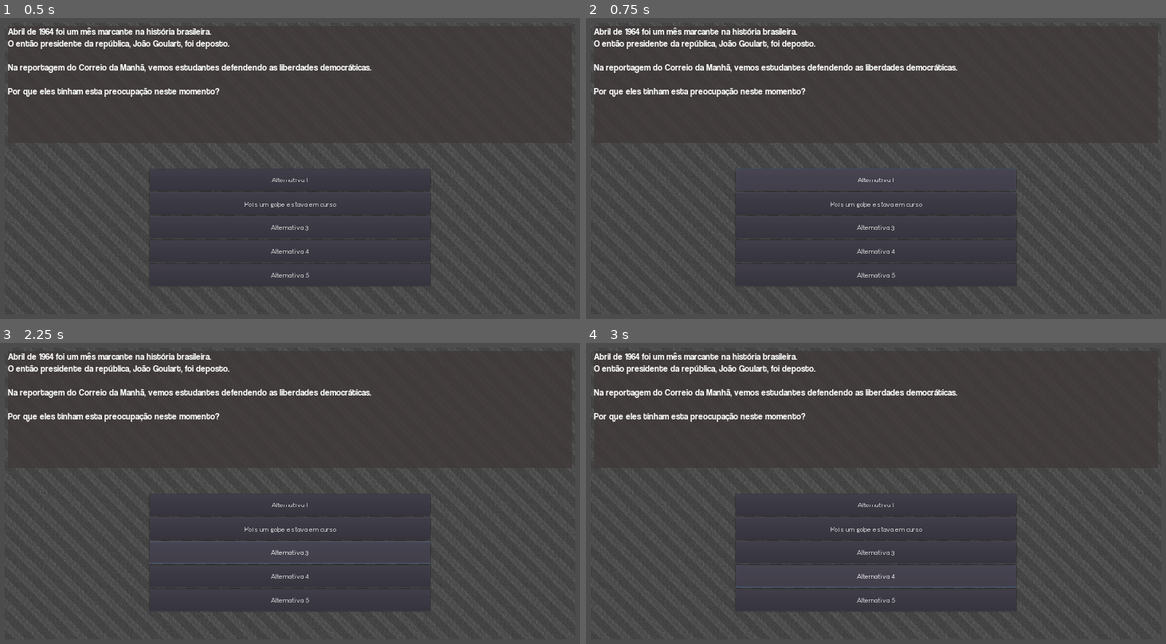
Above: before the commit, frames 1-4 (two rows, left to right).
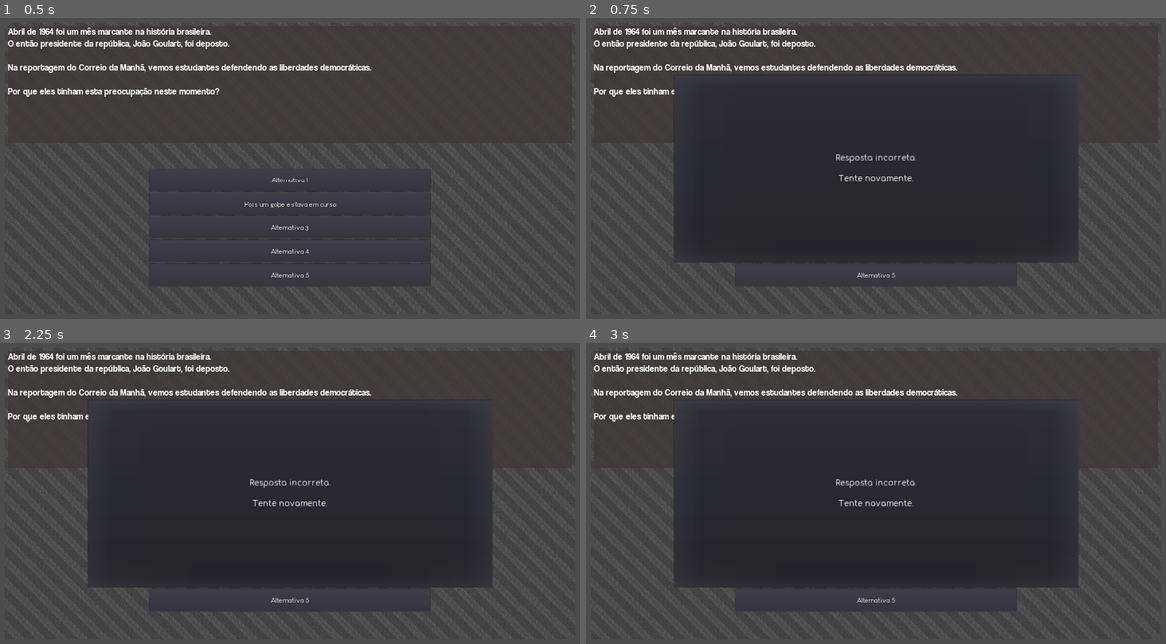
Above: after the commit, the same moments.

Repository: RRSantos/godot-studies
Game: Godot game, scene res://scenes/quiz/Quiz.tscn
Two runs of this game, one before a commit and one after it. Both use one fixed random seed, a clock stepped at 60 frames per second and the inputs below. This scene is started directly instead of the project's main scene.
Inputs:
- Up to frame 1 (0.5 s): no input
- Up to frame 2 (0.75 s): click "Alternativa 1" at 0.5 s
- Up to frame 3 (2.25 s): click "Pois um golpe estava em curso" at 1.25 s; click "Alternativa 3" at 2 s
- Up to frame 4 (3 s): click "Alternativa 4" at 2.75 s

Frame 1 is identical in both runs. In frame 2, 20% of the frame differs, in the area x 15-85%, y 18-82%; in frame 3, 19%; in frame 4, 19%.

Commit message:
Ajustes no Quiz, para informar erros ou acertos

Diff:
--- /dev/null
+++ b/mupe-game-ditadura/components/gerenciador_cenas/GerenciadorCenas.gd
@@ -0,0 +1,41 @@
+extends CanvasLayer
+
+onready var animacao = $Controle/Animacao
+onready var container_cena = $ContainerCena
+onready var resolvedor_cena:ResolvedorCena = ResolvedorCena.new()
+
+
+var cena_atual
+var caminho_proxima_cena:String = ""
+
+func registrar_cena_atual(cena:Node) -> void:
+	if not cena_atual:
+		cena_atual = cena
+		_configurar_sinal_proxima_cena(cena)
+
+func _configurar_sinal_proxima_cena(cena:Node) -> void:
+	cena.connect("proxima_cena", self, "_manipular_troca_cena", [cena.name])
+
+
+func _manipular_troca_cena(nome_cena_atual:String):
+	print("nome_cena_atual: ", nome_cena_atual)
+	var caminho_cena = resolvedor_cena.obter_caminho_proxima_cena(nome_cena_atual)
+	print("caminho_cena: ", caminho_cena)
+	_preparar_mudanca_cena(caminho_cena)
+
+func _preparar_mudanca_cena(caminho_cena:String) -> void:
+	caminho_proxima_cena = caminho_cena
+	animacao.play("transicao_cena")
+
+func _mudar_cena() -> void:
+	var cena = load(caminho_proxima_cena)
+	if cena:
+		if cena_atual:
+			cena_atual.queue_free()
+
+		var instancia_cena = cena.instance()
+
+		_configurar_sinal_proxima_cena(instancia_cena)
+
+		container_cena.add_child(instancia_cena)
+		cena_atual = instancia_cena
--- /dev/null
+++ b/mupe-game-ditadura/components/gerenciador_cenas/GerenciadorCenas.tscn
@@ -0,0 +1,59 @@
+[gd_scene load_steps=3 format=2]
+
+[ext_resource path="res://GerenciadorCenas.gd" type="Script" id=1]
+
+[sub_resource type="Animation" id=1]
+resource_name = "transicao_cena"
+length = 1.5
+tracks/0/type = "value"
+tracks/0/path = NodePath("ColorRect:modulate")
+tracks/0/interp = 1
+tracks/0/loop_wrap = true
+tracks/0/imported = false
+tracks/0/enabled = true
+tracks/0/keys = {
+"times": PoolRealArray( 0, 0.75, 1.5 ),
+"transitions": PoolRealArray( 1, 1, 1 ),
+"update": 0,
+"values": [ Color( 1, 1, 1, 0 ), Color( 0, 0, 0, 1 ), Color( 1, 1, 1, 0 ) ]
+}
+tracks/1/type = "method"
+tracks/1/path = NodePath("..")
+tracks/1/interp = 1
+tracks/1/loop_wrap = true
+tracks/1/imported = false
+tracks/1/enabled = true
+tracks/1/keys = {
+"times": PoolRealArray( 0.7 ),
+"transitions": PoolRealArray( 1 ),
+"values": [ {
+"args": [  ],
+"method": "_mudar_cena"
+} ]
+}
+
+[node name="GerenciadorCenas" type="CanvasLayer"]
+script = ExtResource( 1 )
+
+[node name="ContainerCena" type="Node2D" parent="."]
+
+[node name="Controle" type="Control" parent="."]
+anchor_right = 1.0
+anchor_bottom = 1.0
+mouse_filter = 2
+__meta__ = {
+"_edit_use_anchors_": false
+}
+
+[node name="ColorRect" type="ColorRect" parent="Controle"]
+modulate = Color( 1, 1, 1, 0 )
+anchor_right = 1.0
+anchor_bottom = 1.0
+mouse_filter = 2
+color = Color( 0, 0, 0, 1 )
+__meta__ = {
+"_edit_use_anchors_": false
+}
+
+[node name="Animacao" type="AnimationPlayer" parent="Controle"]
+anims/transicao_cena = SubResource( 1 )
--- /dev/null
+++ b/mupe-game-ditadura/components/gerenciador_cenas/ResolvedorCena.gd
@@ -0,0 +1,14 @@
+extends Node
+
+class_name ResolvedorCena
+
+func obter_caminho_proxima_cena(nome_cena_atual:String) -> String:
+	var caminho_cena = ""
+	if nome_cena_atual == "MenunPrincipal":
+		caminho_cena = "res://scenes/Introducao.tscn"
+	elif nome_cena_atual == "Introducao":
+		caminho_cena = "res://scenes/SaoPaulo.tscn"
+	elif nome_cena_atual == "SaoPaulo":
+		caminho_cena = "res://cenas/CenaPrincipal.tscn"
+
+	return caminho_cena
--- a/mupe-game-ditadura/components/quiz/Quiz.gd
+++ b/mupe-game-ditadura/components/quiz/Quiz.gd
@@ -4,14 +4,17 @@
 signal acertou
 signal errou
 
-export(String, FILE, "*.json") var arquivo_perguntas_json = "res://assets/json/quiz.json"
+export(String, FILE, "*.json") var arquivo_perguntas_json = ""
 
 onready var label_pergunta:Label = $Fundo/MarginContainer/ContainerPergunta/Pergunta
 onready var botao_alternativa1:Button = $Fundo/MarginContainer/ContainerPergunta/LayoutAlternativas/ContainerAlternativas/Alternativa1
-onready var botao_alternativa2 = $Fundo/MarginContainer/ContainerPergunta/LayoutAlternativas/ContainerAlternativas/Alternativa2
-onready var botao_alternativa3 = $Fundo/MarginContainer/ContainerPergunta/LayoutAlternativas/ContainerAlternativas/Alternativa3
-onready var botao_alternativa4 = $Fundo/MarginContainer/ContainerPergunta/LayoutAlternativas/ContainerAlternativas/Alternativa4
-onready var botao_alternativa5 = $Fundo/MarginContainer/ContainerPergunta/LayoutAlternativas/ContainerAlternativas/Alternativa5
+onready var botao_alternativa2:Button = $Fundo/MarginContainer/ContainerPergunta/LayoutAlternativas/ContainerAlternativas/Alternativa2
+onready var botao_alternativa3:Button = $Fundo/MarginContainer/ContainerPergunta/LayoutAlternativas/ContainerAlternativas/Alternativa3
+onready var botao_alternativa4:Button = $Fundo/MarginContainer/ContainerPergunta/LayoutAlternativas/ContainerAlternativas/Alternativa4
+onready var botao_alternativa5:Button = $Fundo/MarginContainer/ContainerPergunta/LayoutAlternativas/ContainerAlternativas/Alternativa5
+onready var janela_mensagem:PopupDialog = $Fundo/Mensagem
+onready var texto_janela_mensagem:Label = $Fundo/Mensagem/Texto
+onready var timer_janela:Timer = $Fundo/Mensagem/Timer
 
 
 var _pergunta_atual:PerguntaQuiz = null
@@ -58,11 +61,24 @@
 	botao_alternativa4.disabled = not existem_mais_perguntas()
 	botao_alternativa5.disabled = not existem_mais_perguntas()
 
+func _mostar_mensagem_acerto():
+	texto_janela_mensagem.text = "Resposta correta!\n\nParabéns!"
+	janela_mensagem.show_modal()
+	timer_janela.start()
+
+func _mostar_mensagem_erro():
+	texto_janela_mensagem.text = "Resposta incorreta.\n\nTente novamente."
+	janela_mensagem.show_modal()
+	timer_janela.start()
+
 func _responder_pergunta(botao_pressionado:Button):
 	if botao_pressionado.text == _pergunta_atual.alternativa_correta:
 		emit_signal("acertou")
+		_mostar_mensagem_acerto()
 	else:
 		emit_signal("errou")
+		botao_pressionado.disabled = true
+		_mostar_mensagem_erro()
 
 func _ready() -> void:
 	botao_alternativa1.connect("pressed", self, "_responder_pergunta", [botao_alternativa1])
@@ -73,6 +89,15 @@
 	_carregar_perguntas()
 	exibir_proxima_pergunta()
 
+func _get_configuration_warning() -> String:
+	if arquivo_perguntas_json == "":
+		return "Necessário indicar o arquivo JSON na propriedade Arquivo Perguntas json"
+	else:
+		return ""
+
+func _on_Timer_timeout() -> void:
+	janela_mensagem.hide()
+
 func exibir_proxima_pergunta():
 	_hablitar_desabilitar_botoes()
 	if existem_mais_perguntas():
--- a/mupe-game-ditadura/components/quiz/Quiz.tscn
+++ b/mupe-game-ditadura/components/quiz/Quiz.tscn
@@ -1,9 +1,10 @@
-[gd_scene load_steps=6 format=2]
+[gd_scene load_steps=7 format=2]
 
 [ext_resource path="res://assets/images/tile1.jpg" type="Texture" id=1]
 [ext_resource path="res://themes/fonts/alternativa.tres" type="DynamicFont" id=2]
 [ext_resource path="res://themes/fonts/pergunta.tres" type="DynamicFont" id=3]
 [ext_resource path="res://components/quiz/Quiz.gd" type="Script" id=4]
+[ext_resource path="res://themes/fonts/confortaa_25.tres" type="DynamicFont" id=5]
 
 [sub_resource type="StyleBoxFlat" id=1]
 bg_color = Color( 0.25098, 0.223529, 0.223529, 0.788235 )
@@ -153,3 +154,28 @@
 size_flags_horizontal = 3
 size_flags_vertical = 3
 size_flags_stretch_ratio = 0.2
+
+[node name="Mensagem" type="PopupDialog" parent="Fundo"]
+anchor_left = 0.5
+anchor_top = 0.5
+anchor_right = 0.5
+anchor_bottom = 0.5
+margin_left = -611.5
+margin_top = -285.0
+margin_right = 611.5
+margin_bottom = 285.0
+popup_exclusive = true
+
+[node name="Timer" type="Timer" parent="Fundo/Mensagem"]
+wait_time = 4.0
+
+[node name="Texto" type="Label" parent="Fundo/Mensagem"]
+anchor_right = 1.0
+anchor_bottom = 1.0
+custom_fonts/font = ExtResource( 5 )
+text = "Parabéns!
+Resposta certa."
+align = 1
+valign = 1
+
+[connection signal="timeout" from="Fundo/Mensagem/Timer" to="." method="_on_Timer_timeout"]
--- a/mupe-game-ditadura/project.godot
+++ b/mupe-game-ditadura/project.godot
@@ -13,9 +13,15 @@
 "class": "PerguntaQuiz",
 "language": "GDScript",
 "path": "res://components/quiz/PerguntaQuiz.gd"
+}, {
+"base": "Node",
+"class": "ResolvedorCena",
+"language": "GDScript",
+"path": "res://components/gerenciador_cenas/ResolvedorCena.gd"
 } ]
 _global_script_class_icons={
-"PerguntaQuiz": ""
+"PerguntaQuiz": "",
+"ResolvedorCena": ""
 }
 
 [application]
--- /dev/null
+++ b/mupe-game-ditadura/scenes/quiz/Quiz.gd
@@ -0,0 +1,14 @@
+extends Control
+
+onready var componente_quiz = $MarginContainer/ComponenteQuiz
+
+func _ready() -> void:
+	componente_quiz.connect("acertou", self, "_on_acertou_resposta")
+	componente_quiz.connect("errou", self, "_on_errou_resposta")
+
+
+func _on_acertou_resposta():
+	print("acertou, miserávi")
+
+func _on_errou_resposta():
+	print("errou...")
--- a/mupe-game-ditadura/scenes/quiz/Quiz.tscn
+++ b/mupe-game-ditadura/scenes/quiz/Quiz.tscn
@@ -1,10 +1,12 @@
-[gd_scene load_steps=2 format=2]
+[gd_scene load_steps=3 format=2]
 
 [ext_resource path="res://components/quiz/Quiz.tscn" type="PackedScene" id=1]
+[ext_resource path="res://scenes/quiz/Quiz.gd" type="Script" id=2]
 
 [node name="Quiz" type="Control"]
 anchor_right = 1.0
 anchor_bottom = 1.0
+script = ExtResource( 2 )
 __meta__ = {
 "_edit_use_anchors_": false
 }
